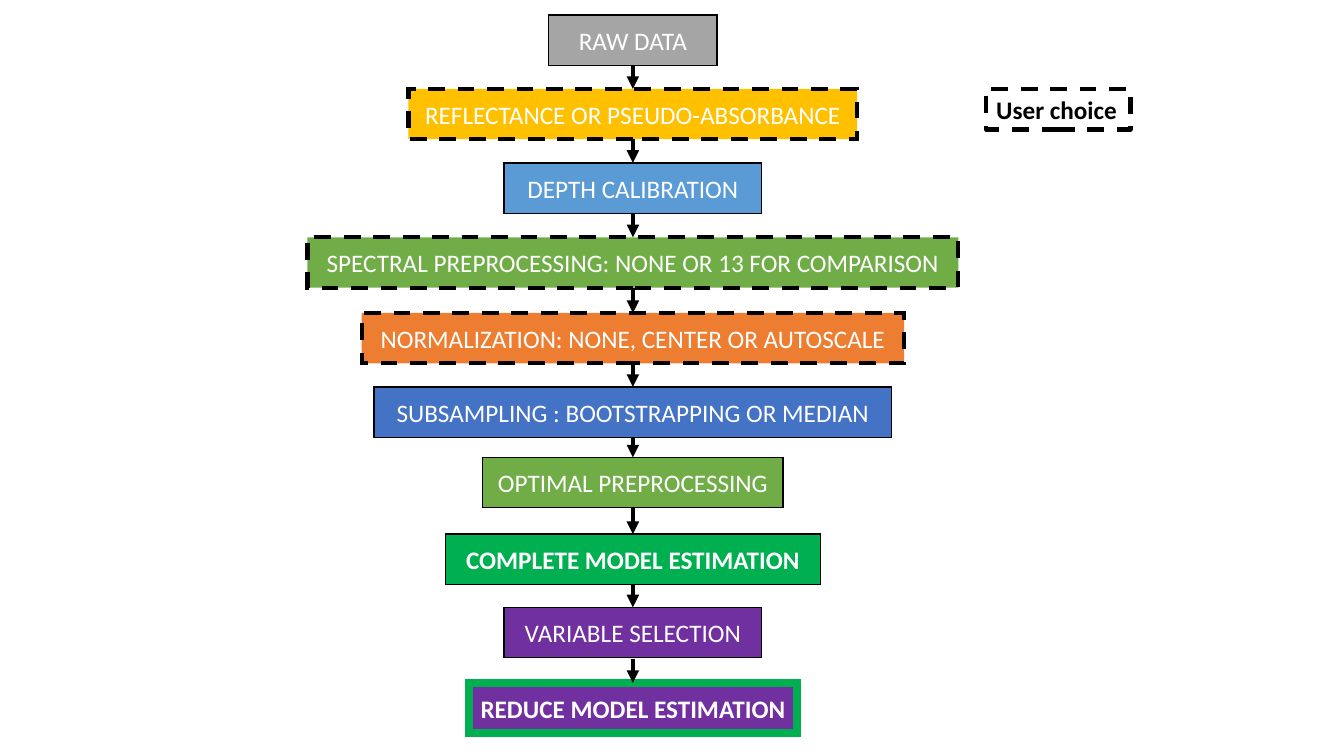
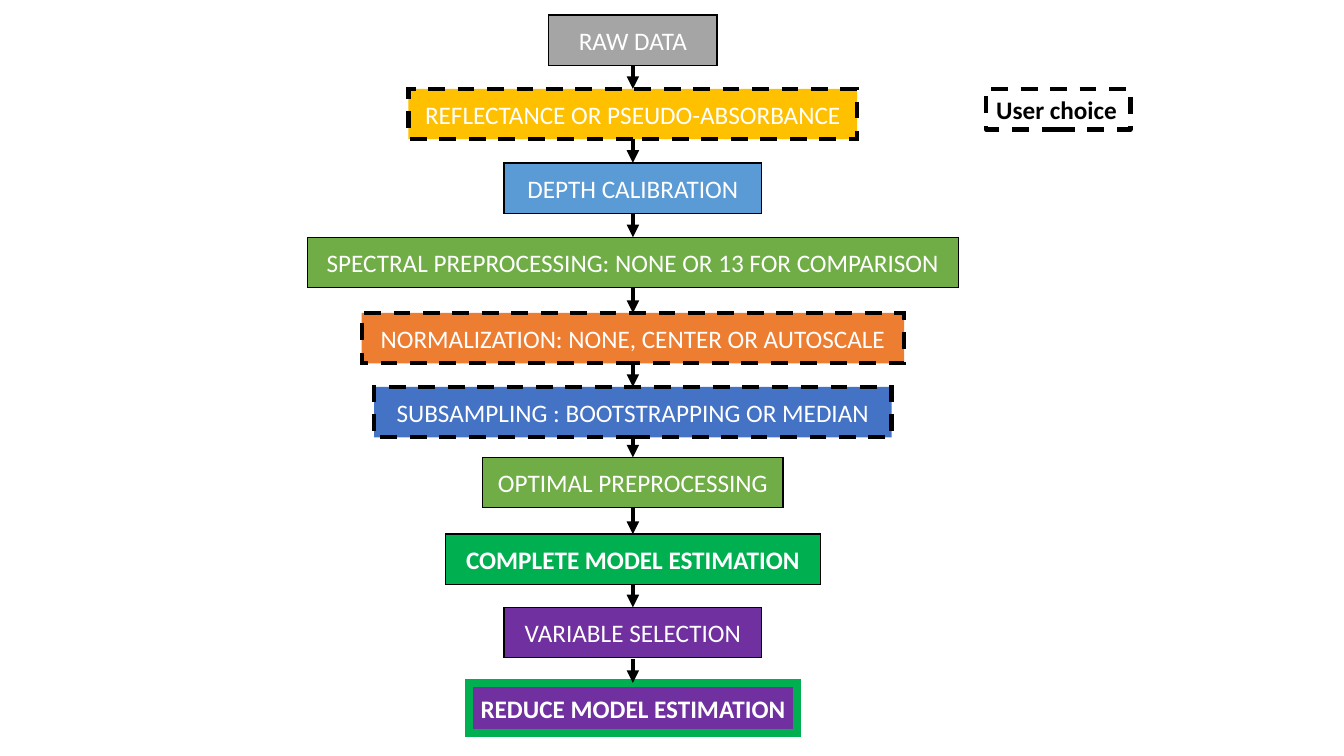
Before and after one commit to JacqKevin/HSI_PLSR, a slide deck: slide 1 of CreateModel.pptx. Drawn at 1344x756 pixels with LibreOffice and Linux fonts; fonts in the diff are those of the drawing. Boxes give left, top, right and bottom in pixels: in the first picture for what was removed or moved away, otherwise in the second. Text is boxed around its words. In the diff, an @@ line names an element or a change of style, - is before the commit and + after.

```diff
--- a/CreateModel.pptx
+++ b/CreateModel.pptx
@@ rectangle "SPECTRAL PREPROCESSING: NONE OR 13 ..." at bbox=[308, 237, 959, 287]: outline #000000 3 pt dashed to #000000 1 pt @@
@@ rectangle "SUBSAMPLING : BOOTSTRAPPING OR MEDIAN" at bbox=[374, 387, 891, 438]: outline #000000 1 pt to #000000 3 pt dashed @@
```
